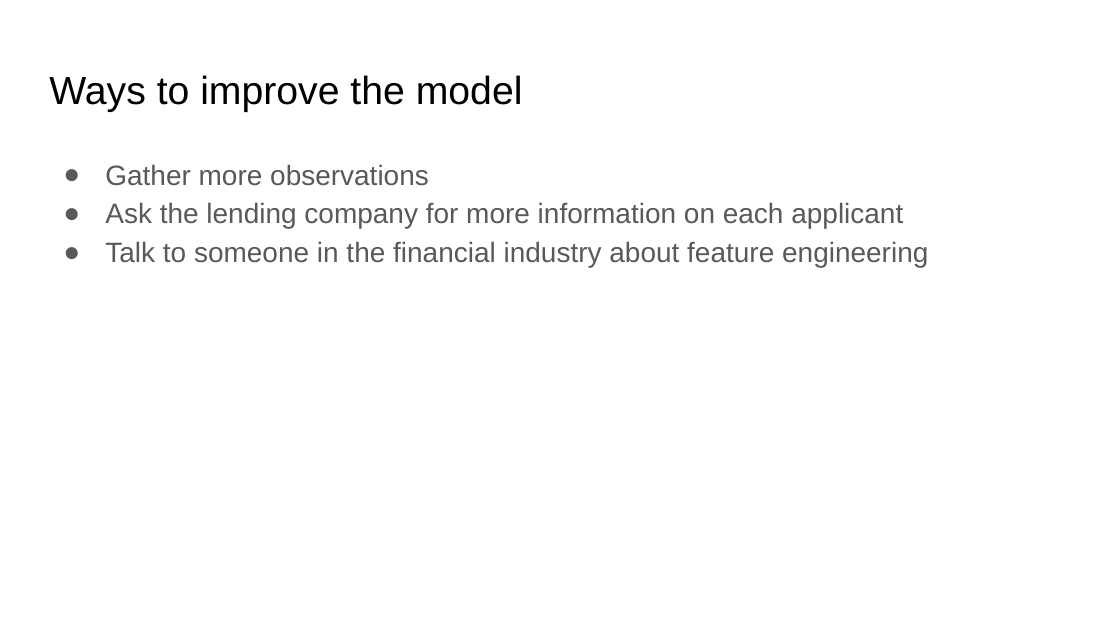
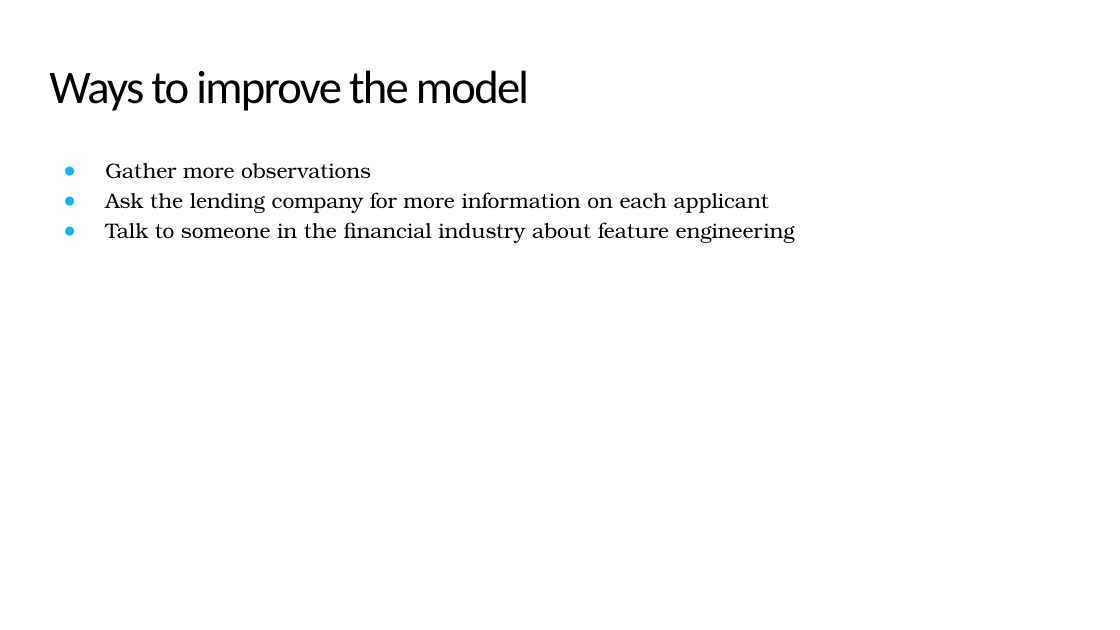
Before and after one commit to mathisme/ThinkfulSLCap, a slide deck: slide 19 of Capstone2.pptx. Drawn at 1120x630 pixels with LibreOffice and Linux fonts; fonts in the diff are those of the drawing. Boxes give left, top, right and bottom in pixels: in the first picture for what was removed or moved away, otherwise in the second. Text is boxed around its words. In the diff, an @@ line names an element or a change of style, - is before the commit and + after.

```diff
--- a/Capstone2.pptx
+++ b/Capstone2.pptx
@@ title "Ways to improve the model" at bbox=[49, 70, 529, 111]: size 25.2 to 30 pt, font Arial to Calibri, letter spacing 0 to -1.1 pt; line spacing 1 to 0.85 @@
@@ text "Gather more observations" at bbox=[105, 163, 795, 243]: size 18 to 13.5 pt, font Arial to TeX Gyre Bonum, text colour #595959 to #000000; line spacing 1.15 to 1.2; bullet colour #595959 to #10B6F4 @@
```
Also in this commit, not shown: 18 other slides changed.
